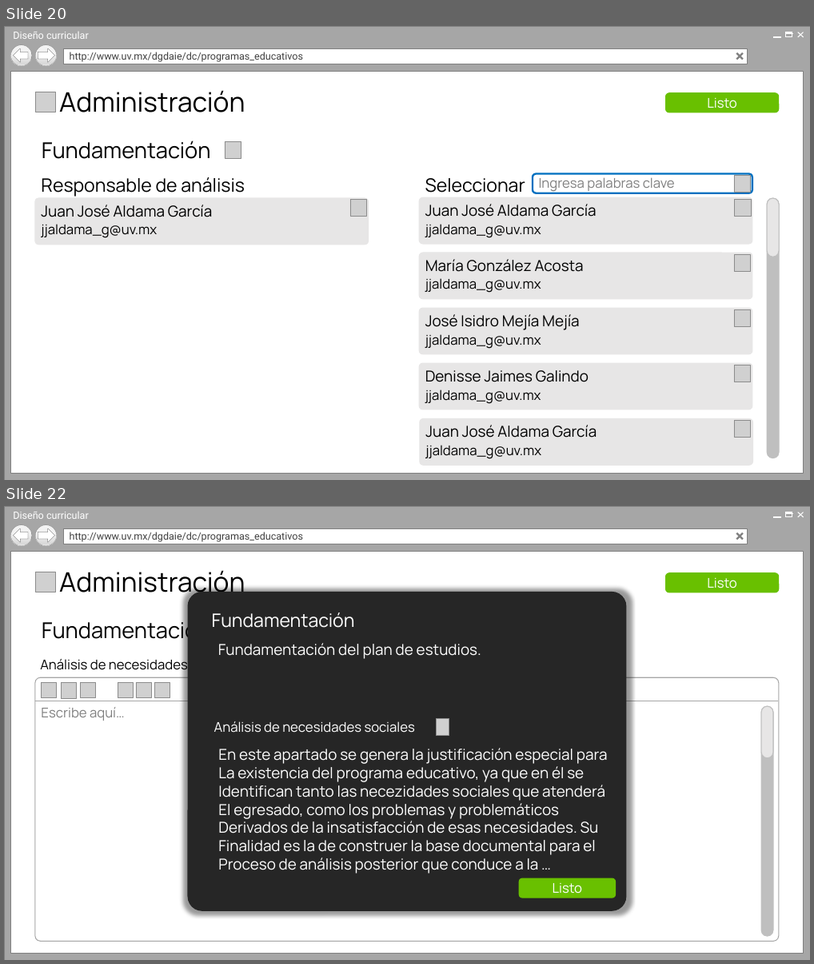
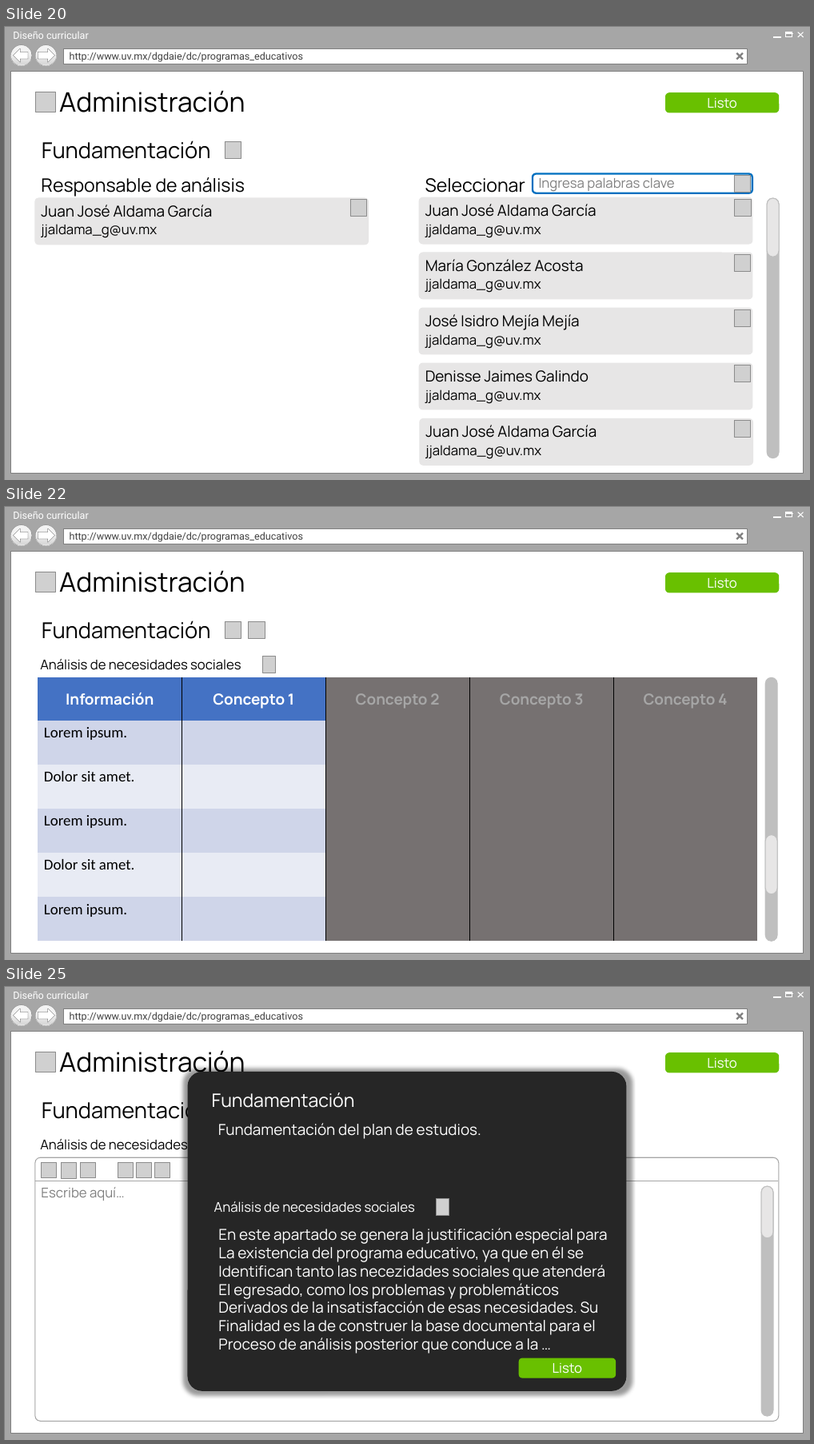
Before and after one commit to Senzho/DISENO_CURRICULAR_SS_05_2019, a slide deck: Diseño/Prototipos V2.pptx. Shown one above the other, each under a label of ours: slides 20 and 22 before the commit, slides 20, 22 and 25 after it; the slides between them are not shown. The pictures are 814x964 and 814x1444 pixels, drawn with LibreOffice and Linux fonts; fonts in the diff are those of the drawing; grey boxes stand for pictures; background and template pictures are left out. Boxes give left, top, right and bottom in pixels: in the first picture for what was removed or moved away, otherwise in the second. Text is boxed around its words. In the diff, an @@ line names an element or a change of style, - is before the commit and + after.

```diff
--- a/Diseño/Prototipos V2.pptx
+++ b/Diseño/Prototipos V2.pptx
@@ slide 22 added at [4,506,810,960], background #FFFFFF @@
@@ group added at [4,506,810,960]: 6 rectangles, 4 lines, 2 ellipses, 1 text, 1 left arrow, 1 right arrow @@
+Diseño curricular
+http://www.uv.mx/dgdaie/dc/programas_educativos
@@ picture added at [35,572,56,592] @@
@@ text added at [59,570,245,592], 32 pt, text #000000 @@
+Administración
@@ rounded rectangle added at [666,573,779,592], fill #69C000, outline #69C000 1 pt @@
@@ text added at [707,578,738,588], 16 pt, text #FFFFFF @@
+Listo
@@ text added at [42,620,211,639], 26 pt, text #000000 @@
+Fundamentación
@@ picture added at [225,621,242,639] @@
@@ picture added at [249,621,266,639] @@
@@ text added at [40,659,241,670], 16 pt, text #000000 @@
+Análisis de necesidades sociales
@@ picture added at [262,656,276,673] @@
@@ table added at [38,677,758,941], 6 rows, 5 columns @@
+Información | Concepto 1 | Concepto 2 | Concepto 3 | Concepto 4
+Lorem ipsum. |  |  |  | 
+Dolor sit amet. |  |  |  | 
+Lorem ipsum. |  |  |  | 
+Dolor sit amet. |  |  |  | 
+Lorem ipsum. |  |  |  | 
@@ rounded rectangle added at [766,677,778,940], fill #BFBFBF, outline #BFBFBF 1 pt @@
@@ rounded rectangle added at [766,835,778,894], fill #E7E6E6, outline #BFBFBF 1 pt @@
@@ what was slide 22 is now slide 25 @@
```
Also in this commit, not shown: 1 slide changed, 2 other slides added.
